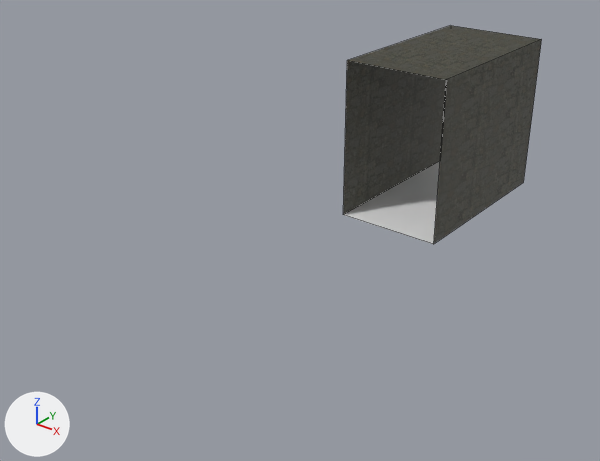
The FBX model Game/MagicGame/Content/Models/Layout/Room5.fbx, before and after one commit.
The view is the same before and after, from a 50 mm lens placed at (96.9, -141.7, 21.8), pointed at (66.0, -103.0, -2.2). Arrows for +X, +Y and +Z are at lower left; the lights stay in place. Mesh edges are drawn as thin lines.

In view in the first picture: 'Room5'.
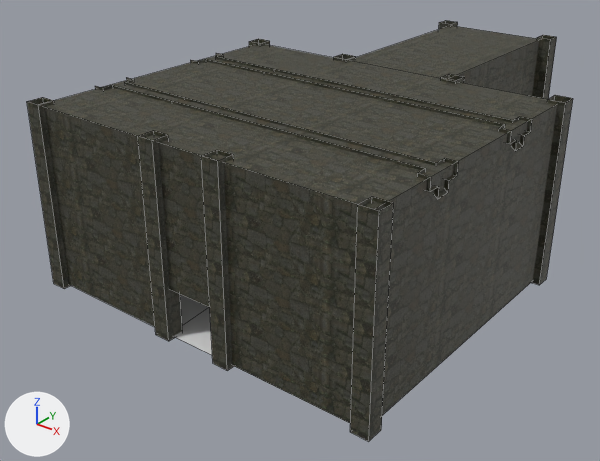
Patch to the scene script:
```diff
--- a/Game/MagicGame/Content/Models/Layout/Room5.fbx.py
+++ b/Game/MagicGame/Content/Models/Layout/Room5.fbx.py
@@ me_cube_005 @@
 # used by ob_room5; location = (64.63, -82.19, -3.9)
-me_cube_005.from_pydata(...)  # 8 vertices, 4 faces; spans x 0.0..7.63, y -14.08..0.0, z 0.0..11.48
+me_cube_005.from_pydata(...)  # 172 vertices, 101 faces; spans x -8.31..15.6, y -33.53..0.61, z -0.13..11.67
+# me_cube_005 part 1
+# 96 vertices are added at x -8.31..15.6, y -33.53..0.61, z -0.13..11.48
+# 40 new vertices lie (0.0, 0.0, 11.8) away from vertices in x -8.31..15.6, y -33.53..0.61, z -0.13
+# 28 new vertices lie (0.0, 0.0, 0.73) away from vertices in x -7.93..15.34, y -28.99..-18.55, z 10.91
+# 3 new faces join them, mat_rock (its picture is missing)
+# 94 new faces join them, mat_bricks (picture img_bricks075b_2k_color_png)
+# me_cube_005 part 2: 4 kept faces spanning x 0.0..7.63, y -14.08..0.0, z 0.0..11.48 get new texture (UV) coordinates
 me_cube_005.materials.append(mat_rock)
```

Location of each change, [x1, y1, x2, y2] in pixels of the pictures (600 x 461 px):
'Room5', reshaped (174% wider, 93% taller)
    before: [343, 26, 542, 244]
    after: [27, 20, 573, 441]
part 1 of me_cube_005, added
    after: [27, 20, 573, 441]
part 2 of me_cube_005, surface changed (grey to black)
    before: [343, 26, 542, 244]
    after: [352, 26, 539, 96]
